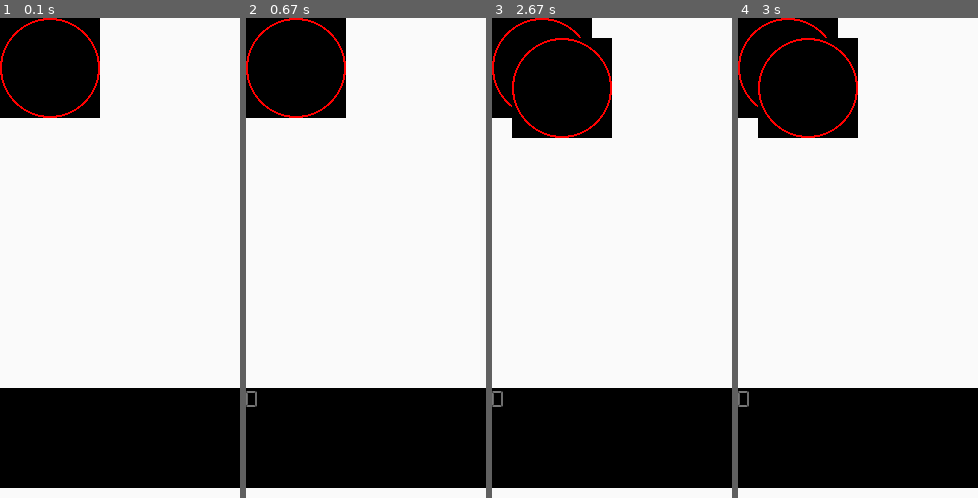
Above: before the commit, frames 1-4 (left to right).
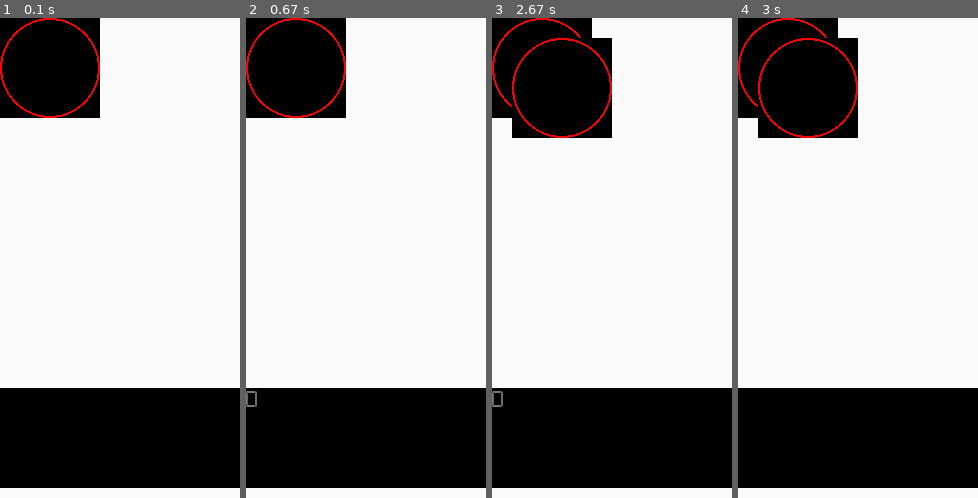
Above: after the commit, the same moments.

Repository: caramellaio/PygameExperiments
Game: pygame game, started from test.py
Two runs of this game, one before a commit and one after it. Both use one fixed random seed, a clock stepped at 60 frames per second and the inputs below.
Inputs (mouse positions are in pixels of both pictures, inside the frame that each line leads up to):
- Up to frame 1 (0.1 s): no input
- Up to frame 2 (0.67 s): tap Enter at 0.33 s
- Up to frame 3 (2.67 s): hold Backspace 0.67-1.2 s; hold Left 0.67-1.2 s; click (542, 66) at 1.28 s; tap Enter at 1.57 s
- Up to frame 4 (3 s): hold Backspace from 2.97 s (still down); hold Right from 2.97 s (still down)

Frames 1-3 are identical in both runs. In frame 4, less than 0.1% of the frame differs, in the area x 0-5%, y 77-82%.

Commit message:
fix backspace bug

Diff:
--- a/keyboard.py
+++ b/keyboard.py
@@ -7,29 +7,38 @@
         #self.message_event = message_event
         self.text = ""
         self.shift = False
-        self.cursor_pos = -1
+        self.cursor_pos = 0
 
     def handle_key_up(self,event):
         pass
 
     def handle_key_down(self,event):
+
         if event.key in self.special_keys:
             self._on_special_code(event)
         elif event.key == pygame.K_BACKSPACE:
-            self.text = self.text[:self.cursor_pos] + self.text[self.cursor_pos+1:]
-            self.cursor_pos-=1
+            self.text = self.text[:self.cursor_pos-1] + self.text[self.cursor_pos+1:]
+            self.move_cursor_l()
         elif event.key == pygame.K_RIGHT:
-            self.cursor_pos = min(self.cursor_pos+1,len(self.text))
+            self.move_cursor_r()
+
         elif event.key == pygame.K_LEFT:
-            self.cursor_pos = max(0,self.cursor_pos-1)
+            self.move_cursor_l()
+
         elif event.key == pygame.KMOD_LSHIFT or event.key ==pygame.KMOD_RSHIFT:
             self.shift = True
         else:
-            print(":")
             self.text = self.text[:self.cursor_pos] + chr(event.key) + self.text[self.cursor_pos:]
-            self.cursor_pos+=1
-            print(chr(event.key))
+            self.move_cursor_r()
+
+        print(self.cursor_pos)
 
     def _on_special_code(self,event):
-        print("log therapy")
+        pass
         #self.message_event.put_msg(event) # I'll probably change this...add_event(event
+
+    def move_cursor_r(self):
+        self.cursor_pos = self.cursor_pos +1 if self.cursor_pos <= len(self.text) else len(self.text)
+
+    def move_cursor_l(self):
+        self.cursor_pos = max(self.cursor_pos -1, 0)
